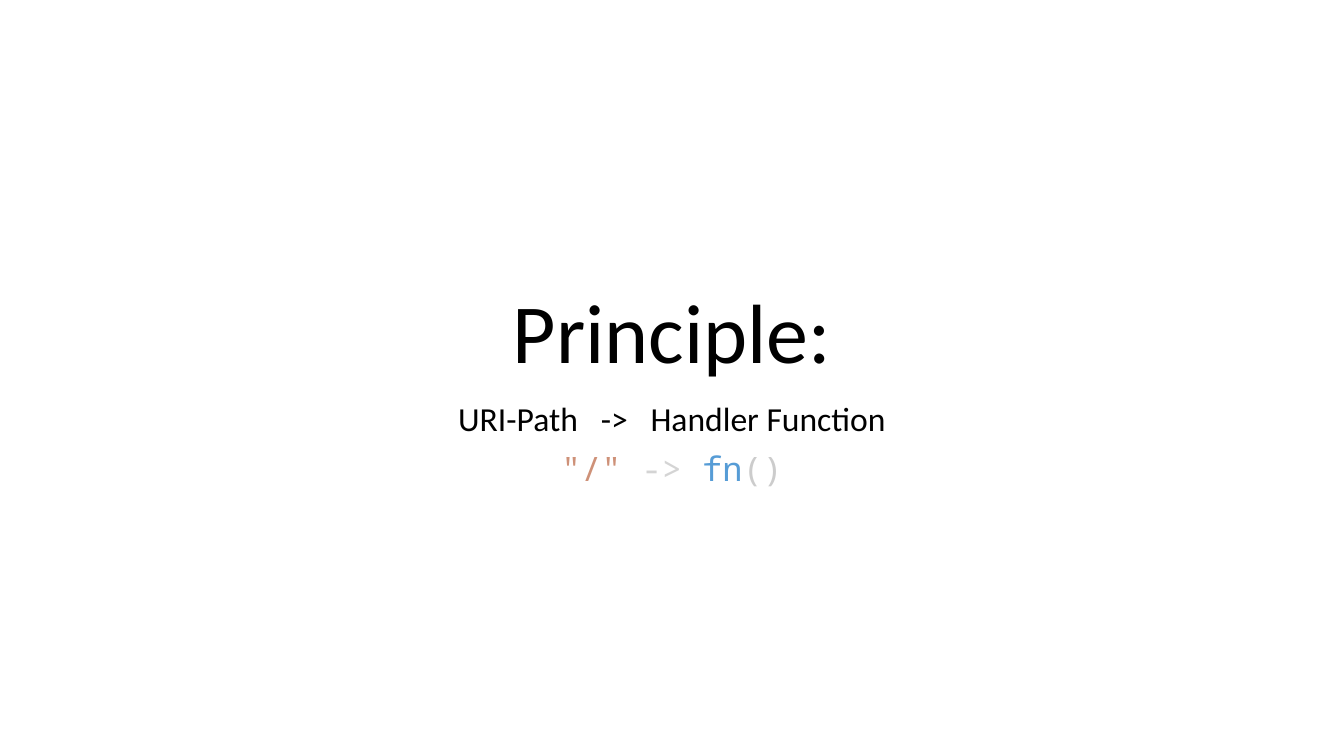
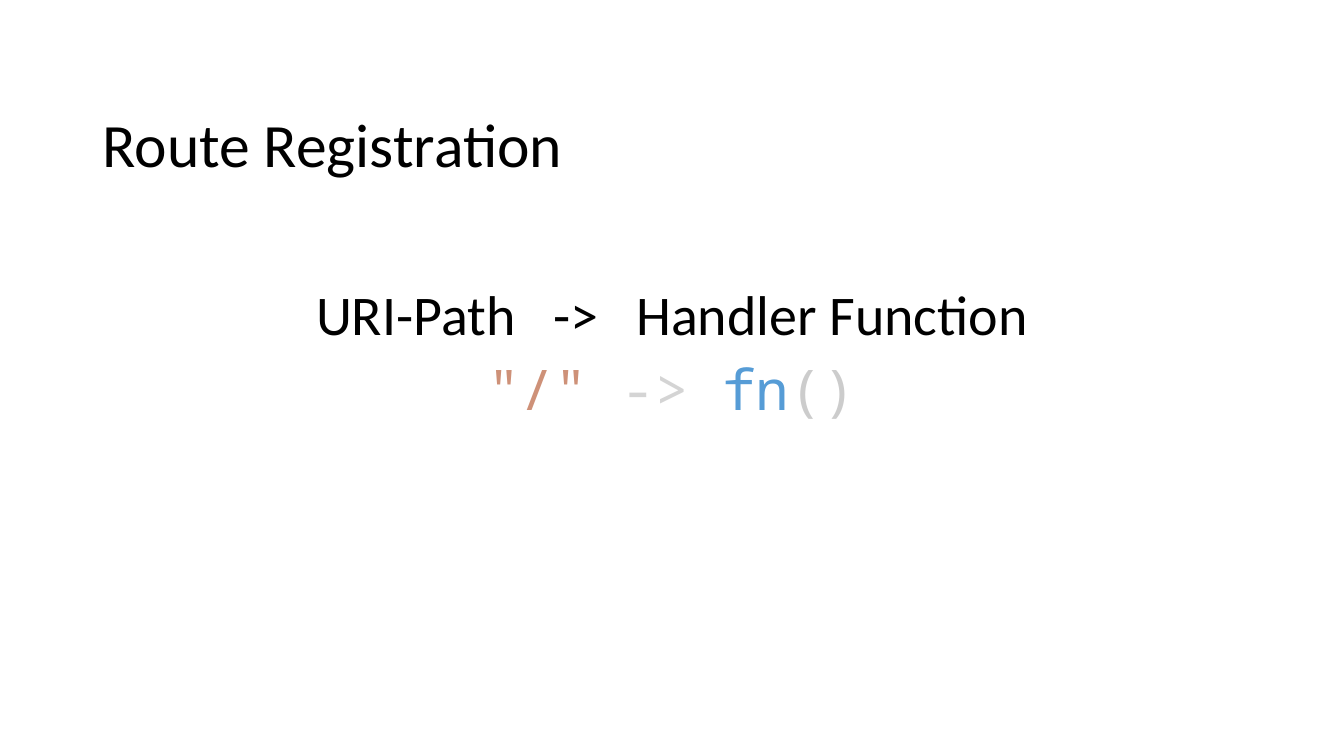
Before and after one commit to floscodes/actix_talk, a slide deck: slide 6 of Pres.pptx (slide 2 before the commit). Drawn at 1344x756 pixels with LibreOffice and Linux fonts; fonts in the diff are those of the drawing. Boxes give left, top, right and bottom in pixels: in the first picture for what was removed or moved away, otherwise in the second. Text is boxed around its words. In the diff, an @@ line names an element or a change of style, - is before the commit and + after.

```diff
--- a/Pres.pptx
+++ b/Pres.pptx
@@ text added at box(102, 124, 562, 178), 44 pt, text #000000 @@
+Route Registration
@@ subtitle "URI-Path -> Handler Function": place and size @@
-subtitle "URI-Path -> Handler Function" at box(458, 407, 886, 486)
+subtitle "URI-Path -> Handler Function" at box(316, 296, 1027, 419)
@@ subtitle "URI-Path -> Handler Function" at box(316, 296, 1027, 419): size 24 to 40 pt @@
@@ title removed at box(513, 304, 831, 377) @@
-Principle:
```
Also in this commit, not shown: 2 other slides changed, 6 slides added, 3 other files.
